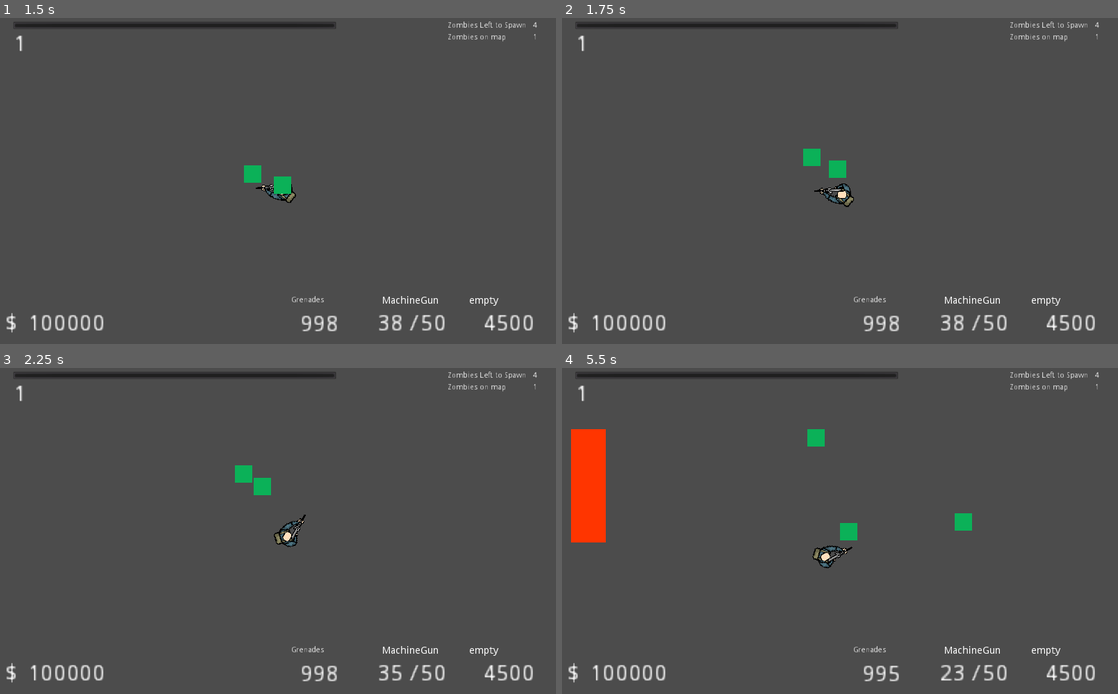
Above: before the commit, frames 1-4 (two rows, left to right).
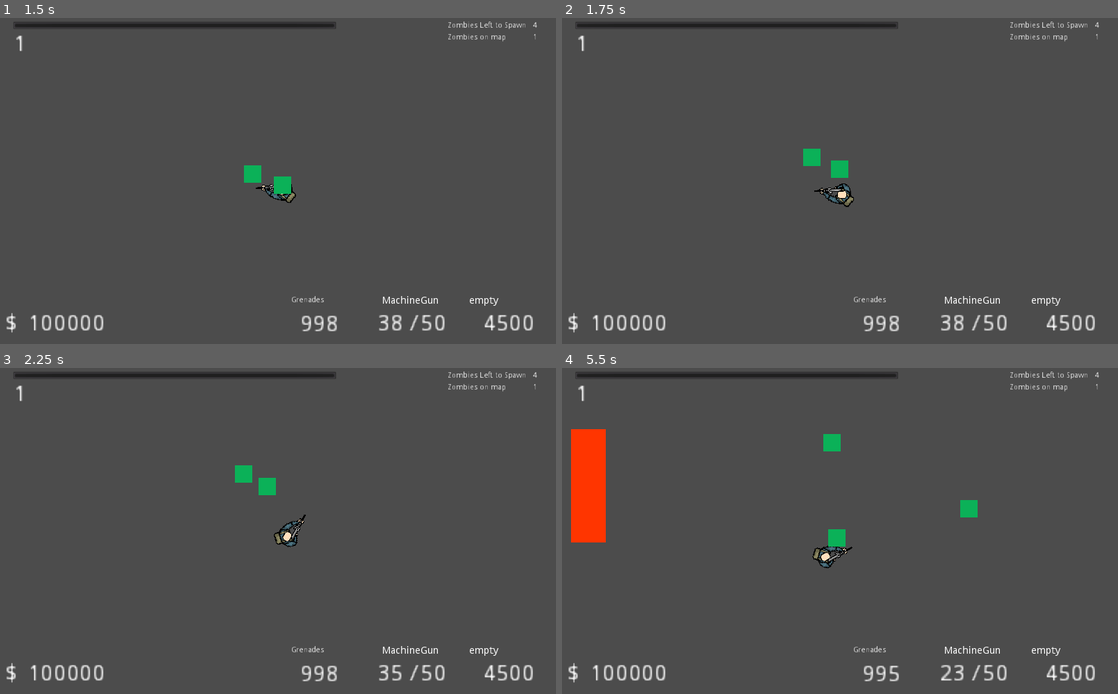
Above: after the commit, the same moments.

Repository: seffa1/ZombieGame
Game: Godot game, scene res://world.tscn
Two runs of this game, one before a commit and one after it. Both use one fixed random seed, a clock stepped at 60 frames per second and the inputs below.
Inputs (mouse positions are in pixels of both pictures, inside the frame that each line leads up to):
- Up to frame 1 (1.5 s): tap Enter at 0.5 s; move the mouse to (400, 164) at 0.52 s; press the mouse at (400, 164) at 0.53 s; hold D (right) 0.53-1.28 s; tap Space (grenade) at 0.8, 1.35 s; move the mouse to (166, 197) at 1.27 s; release the mouse at (166, 197) at 1.28 s; hold S (down) from 1.28 s (still down)
- Up to frame 2 (1.75 s): keep holding S (down); tap 1 (switch_weapons) at 1.55 s
- Up to frame 3 (2.25 s): move the mouse to (333, 459) at 2.02 s; release S (down) at 2.03 s; press the mouse at (333, 459) at 2.03 s; hold D (right) from 2.03 s (still down); tap 1 (switch_weapons) at 2.1 s
- Up to frame 4 (5.5 s): move the mouse to (812, 596) at 2.77 s; release D (right) at 2.78 s; release the mouse at (812, 596) at 2.78 s; hold W (up) 2.78-3.53 s; click (812, 596) at 2.85 s; tap Space (grenade) at 3.05, 5.3 s; move the mouse to (1006, 579) at 3.52 s; hold Space (grenade) 3.53-4.28 s; hold A (left) 3.53-5.03 s; tap 1 (switch_weapons) at 3.8 s; move the mouse to (673, 482) at 4.27 s; tap E (interact) at 4.35 s; click (673, 482) at 4.55 s; move the mouse to (867, 531) at 5.02 s; hold S (down) from 5.03 s (still down); hold Shift (run) from 5.03 s (still down); click (867, 531) at 5.17 s

Frame 1 is identical in both runs. In frame 2, less than 0.1% of the frame differs, in the area x 48-52%, y 43-50%; in frame 3, less than 0.1%; in frame 4, 0.9%, in the area x 44-75%, y 18-55%.

Commit message:
fix grenade bug, weapons switch bug, single fire weapons

Diff:
--- a/Gun.gd
+++ b/Gun.gd
@@ -14,8 +14,8 @@
 
 var can_shoot = true
 
-onready var ammo = STARTING_AMMO
-onready var clip_count = CLIP_SIZE
+onready var ammo = STARTING_AMMO setget set_ammo
+onready var clip_count = CLIP_SIZE setget set_clip_count
 
 # Called when the node enters the scene tree for the first time.
 func _ready():
@@ -32,12 +32,26 @@
 
 	pass # Replace with function body.
 
+func set_ammo(_value):
+	ammo = _value
+	emit_signal("updateHUD", clip_count, CLIP_SIZE, ammo)
+
+func set_clip_count(_value):
+	clip_count = _value
+	emit_signal("updateHUD", clip_count, CLIP_SIZE, ammo)
 
 # Called every frame. 'delta' is the elapsed time since the previous frame.
 func _process(delta):
 	# i could change this is "just_pressed" for a single shot gun
-	if Input.is_action_pressed("click"):
-		shoot()
+	if SINGLE_FIRE:
+		if Input.is_action_just_pressed("click"):
+			shoot()
+	else:
+		if Input.is_action_pressed("click"):
+			shoot()
+
+
+
 	if Input.is_action_just_pressed("reload"):
 		reload()
 	look_at(get_global_mouse_position())
@@ -49,8 +63,10 @@
 			# tell player their gun is empty
 			return
 
-		can_shoot = false
-		$GunTimer.start()
+		# Automatic guns fire on a timer (fire rate)
+		if not SINGLE_FIRE:
+			can_shoot = false
+			$GunTimer.start()
 
 
 		# create a bullet
--- a/Pistol.tscn
+++ b/Pistol.tscn
@@ -11,3 +11,4 @@
 RELOAD_SPEED = 3
 damage = 1
 fire_rate = 1.0
+SINGLE_FIRE = true
--- a/Player.gd
+++ b/Player.gd
@@ -33,10 +33,16 @@
 var MAX_WINDOW_REPAIRS_PER_ROUND = 8
 
 # Guns
-var SWITCH_WEAPON_TIMER = 3 # Replace this with an animation method call
+var SWITCH_WEAPON_TIMER = .1 # Replace this with an animation method call
 onready var current_gun : PackedScene = STARTING_GUN  # Packed Scene
 onready var other_gun : PackedScene
 var current_gun_name : String
+# Keeps track of the gun state while its not equiped
+var other_gun_info = {
+	"name": null,
+	"clip_count": null,
+	"ammo": null
+}
 var can_switch_weapons = true
 
 # Grenades
@@ -48,8 +54,11 @@
 
 var charging_grenade = false
 var can_add_grenade_charge = true
-var grenade_charge_count = 0
+var grenade_charge_count : int = 0 setget set_grenade_charge_count
 var grenade_charge_velocity = Vector2.ZERO
+
+func set_grenade_charge_count(_value):
+	grenade_charge_count = _value
 
 func _draw():
 	draw_line((grenade_charge_velocity * grenade_charge_count * 3).rotated(-rotation), Vector2(), Color(0,0,0), 1, true)
@@ -82,7 +91,7 @@
 		charge_grenade()
 
 	if Input.is_action_just_released("grenade"):
-		throw_grenade(grenade_charge_count, grenade_charge_velocity)
+		throw_grenade()
 
 	if Input.is_action_pressed("interact"):
 		if len(interactables) > 0:
@@ -124,6 +133,7 @@
 		if g == null:
 			grenade_charge_count = 0
 			grenade_charge_velocity = Vector2.ZERO
+			charging_grenade = false
 			return
 
 		# Do we actually need this?
@@ -132,7 +142,7 @@
 		grenade_charge_velocity = (get_global_mouse_position() - global_position).normalized()
 
 
-func throw_grenade(grenade_charge_count : int, velocity : Vector2):
+func throw_grenade():
 	# Launch the grenade in the given direction
 
 	var g = get_node("Grenade")
@@ -142,11 +152,11 @@
 	if g == null:
 		grenade_charge_count = 0
 		grenade_charge_velocity = Vector2.ZERO
+		charging_grenade = false
 		return
 
 	remove_child(g)
-
-	emit_signal("throw_grenade", grenade, global_position, grenade_charge_velocity, grenade_charge_count, self)
+	emit_signal("throw_grenade", grenade, self)
 
 	# clean up
 	grenade_charge_count = 0
@@ -161,25 +171,48 @@
 	Adds an instance of the given gun and removes the old gun from the tree.
 	It also updates a reference of both guns we have available in an array.
 	"""
-	var gun1 = current_gun.instance()
-
-	# We currently have a current gun but no other gun
-	other_gun = current_gun
-
-	# Make the current gun the other gune
-	current_gun = _gun
-
-	# Remove the old gun from the tree
+
+	# Get the current gun we have equiped
+	var gun1
 	for _node in get_children():
-		if _node.get_filename() == other_gun.get_path():
-			remove_child(_node)
-
-	# Add the new gun to the tree
-	var gun2 = current_gun.instance()
-	add_child(gun2)
-
-	# Update the HUD
-	emit_signal("gun_change", gun2.name, gun1.name)
+		if _node.get_filename() == current_gun.get_path():
+			gun1 = _node
+
+	# If we dont have a second gun, make the current gun our 'other gun' and equip the new one
+	if other_gun == null:
+
+		# We currently have a current gun but no other gun
+		other_gun = current_gun
+
+		# Make the current gun the other gune
+		current_gun = _gun
+
+		# Remove the old gun from the tree
+		remove_child(gun1)
+
+		# Add the new gun to the tree and restore its state
+		var gun2 = current_gun.instance()
+		add_child(gun2)
+
+		# Update the HUD
+		emit_signal("gun_change", gun2.name, gun1.name)
+
+		# Update other gun info with the new 'other' gun
+		other_gun_info['name'] = gun1.name
+		other_gun_info["clip_count"] = gun1.clip_count
+		other_gun_info["ammo"] = gun1.ammo
+
+	# If we already have an 'other gun' then the new gun will replace our current gun
+	else:
+		# Remove our current gun
+		for _node in get_children():
+			if _node.get_filename() == current_gun.get_path():
+				remove_child(_node)
+		# Equip the new gun
+		current_gun = _gun
+		var gun = current_gun.instance()
+		add_child(gun)
+		emit_signal("gun_change", gun.name, other_gun_info["name"])
 
 func switch_weapons():
 	if not can_switch_weapons:
@@ -192,21 +225,34 @@
 	can_switch_weapons = false
 	$SwitchWeaponTimer.start(SWITCH_WEAPON_TIMER)
 
-	var gun_to_equip = other_gun.instance()
-	var temp = current_gun
-	current_gun = other_gun
-	other_gun = temp
-
-	# Remove the old gun
+	# Get the current gun we have equiped
+	var gun1
+
 	for _node in get_children():
-		if _node.get_filename() == temp.get_path():
-			remove_child(_node)
-
-	# Add the old gun
-	add_child(gun_to_equip)
+		if _node.get_filename() == current_gun.get_path():
+			gun1 = _node
+
+	# Switch our gun references
+	var temp = other_gun
+	other_gun = current_gun
+	current_gun = temp
+
+	# Add the new gun to the tree and restore its state
+	var gun2 = current_gun.instance()
+	add_child(gun2)
+	gun2.ammo = other_gun_info["ammo"]
+	gun2.clip_count = other_gun_info["clip_count"]
 
 	# Update the HUD
-	emit_signal("gun_change", gun_to_equip.name, temp.instance().name)
+	emit_signal("gun_change", gun2.name, gun1.name)
+
+	# Update other gun info with the new 'other' gun
+	other_gun_info['name'] = gun1.name
+	other_gun_info["clip_count"] = gun1.clip_count
+	other_gun_info["ammo"] = gun1.ammo
+
+	# Remove the old gun from the tree
+	remove_child(gun1)
 
 func find_closest_navigation_node():
 	# For each room we are in, check the distance to each navigation node in that room
--- a/world.gd
+++ b/world.gd
@@ -95,12 +95,16 @@
 	b.start(_position, _direction)
 
 
-func _on_Player_throw_grenade(grenade, player_position, velocity, charge_amount, _player):
+func _on_Player_throw_grenade(grenade, _player):
+#	player_position, velocity, charge_amount,
+	var player_position = _player.global_position
+	var velocity = _player.grenade_charge_velocity
+	var charge_amount = _player.grenade_charge_count
+
 	print("Grenade emited")
 	var g = grenade.instance()
+	g.player = _player
 	add_child(g)
-	print(player_position)
 	g.global_transform.origin = player_position
-	g.player = _player
-	print(velocity)
+
 	g.apply_impulse(player_position, velocity * charge_amount * 10)
